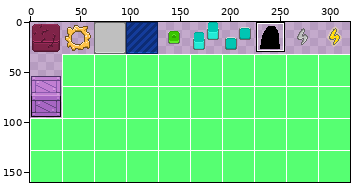
Sprite sheet -- img/spritesheet.png. The picture above shows the old version from afar; the outline marks the close-up.
Close-up. Before the edit:
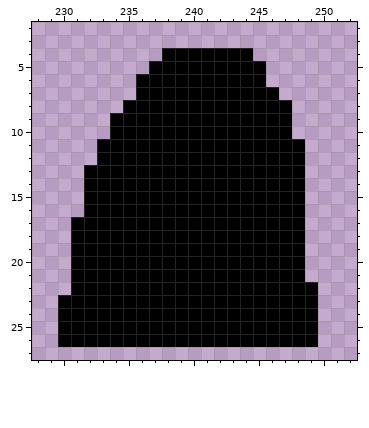
The file is 320x160 pixels. Colours within 5 levels of each other are drawn and written as one. Shown: x 228..252, y 2..27. The commit also changed other parts of the picture, which this record leaves out.
And afterwards:
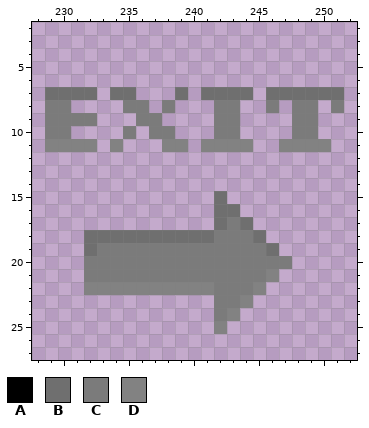
Palette (. is transparent): A #000000  B #6f6f6f  C #7b7b7b  D #828282
Diff:
@@ x 228..252 @@
  3 .........................
- 4 ..........AAAAAAA........
- 5 .........AAAAAAAAA.......
- 6 ........AAAAAAAAAA.......
- 7 ........AAAAAAAAAAA......
- 8 .......AAAAAAAAAAAAA.....
- 9 ......AAAAAAAAAAAAAA.....
-10 ......AAAAAAAAAAAAAA.....
-11 .....AAAAAAAAAAAAAAAA....
-12 .....AAAAAAAAAAAAAAAA....
-13 ....AAAAAAAAAAAAAAAAA....
-14 ....AAAAAAAAAAAAAAAAA....
-15 ....AAAAAAAAAAAAAAAAA....
-16 ....AAAAAAAAAAAAAAAAA....
-17 ...AAAAAAAAAAAAAAAAAA....
-18 ...AAAAAAAAAAAAAAAAAA....
-19 ...AAAAAAAAAAAAAAAAAA....
-20 ...AAAAAAAAAAAAAAAAAA....
-21 ...AAAAAAAAAAAAAAAAAA....
-22 ...AAAAAAAAAAAAAAAAAAA...
-23 ..AAAAAAAAAAAAAAAAAAAA...
-24 ..AAAAAAAAAAAAAAAAAAAA...
-25 ..AAAAAAAAAAAAAAAAAAAA...
-26 ..AAAAAAAAAAAAAAAAAAAA...
+ 4 .........................
+ 5 .........................
+ 6 .........................
+ 7 .BBBB.BB...B.BBBB.BBBBBB.
+ 8 .CC....CC.C...CC..C.CC.C.
+ 9 .CCCC...CC....CC....CC...
+10 .CC....C.CC...CC....CC...
+11 .DDDD.D...DD.DDDD..DDDD..
+12 .........................
+13 .........................
+14 .........................
+15 ..............B..........
+16 ..............BB.........
+17 ..............BCB........
+18 ....BBBBBBBBBBCCCB.......
+19 ....BCCCCCCCCCCCCCB......
+20 ....CCCCCCCCCCCCCCCC.....
+21 ....CCCCCCCCCCCCCCD......
+22 ....DDDDDDDDDDCCCD.......
+23 ..............CCD........
+24 ..............CD.........
+25 ..............D..........
+26 .........................
 27 .........................
Where, in picture pixels (left, top, right, bottom), the same in both close-ups:
changed: (45, 48, 344, 347)
